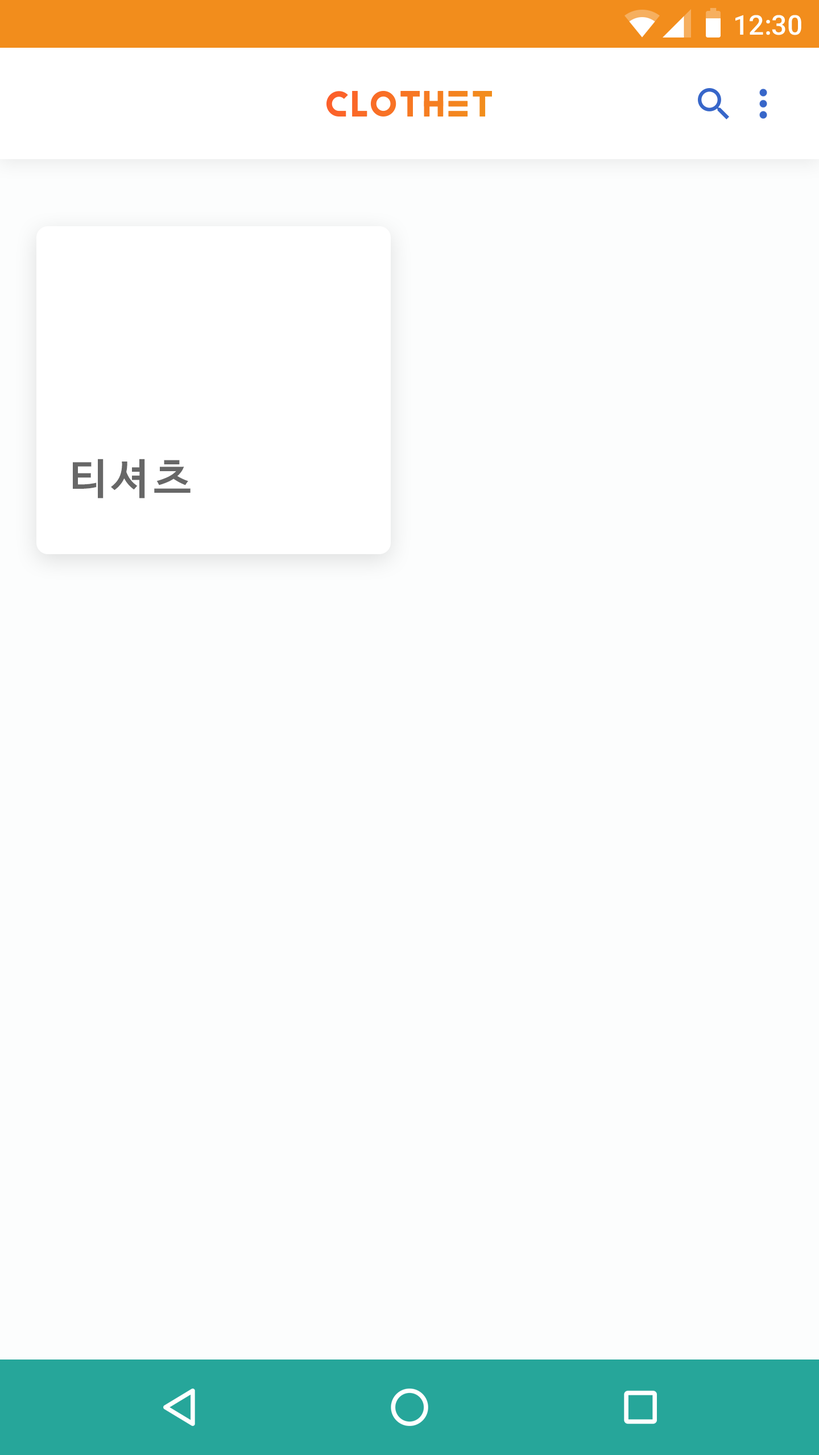
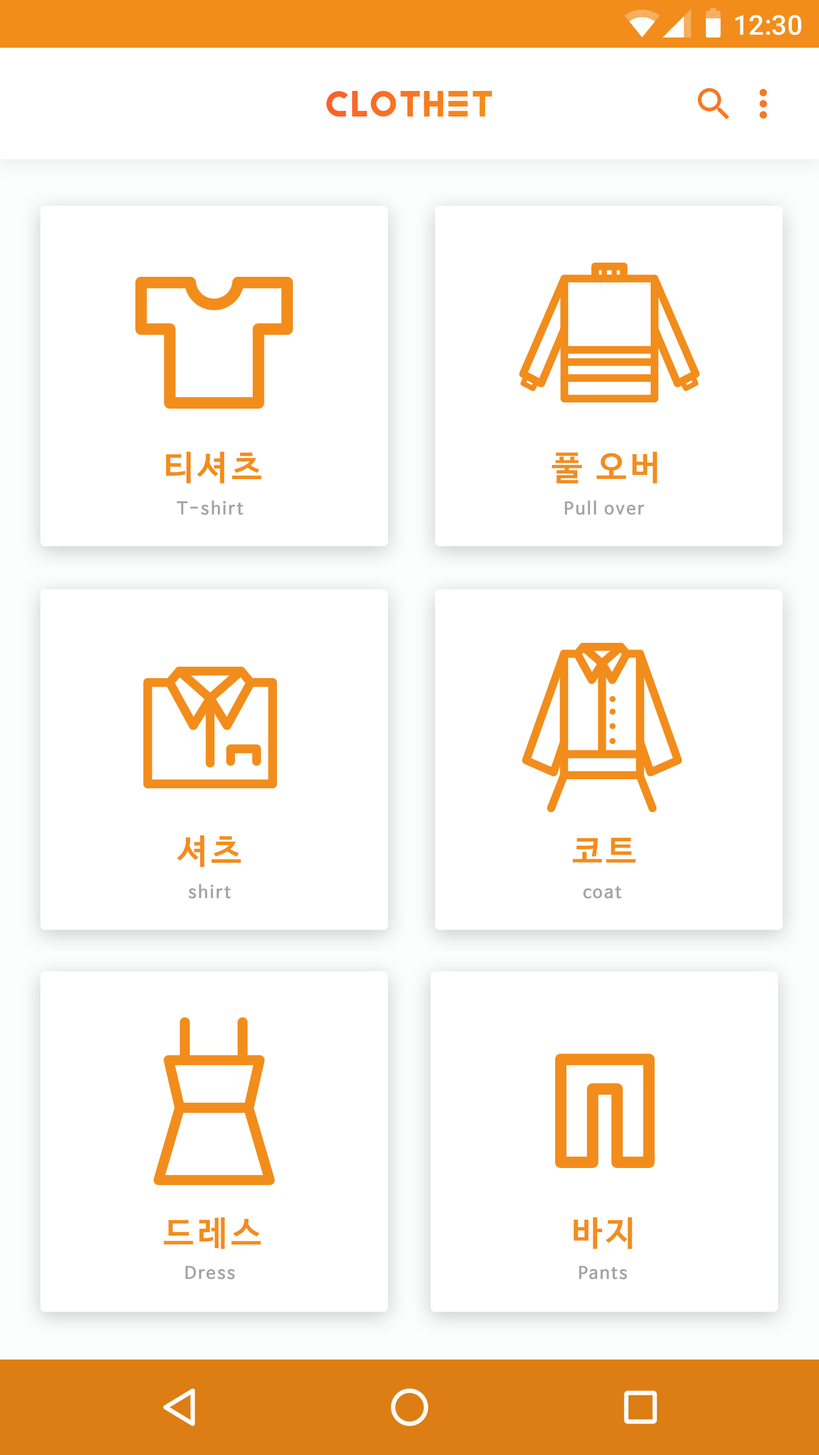
Layer changes from the first (819, 1455) image to the second:
showed "Vector Smart Object" (1st of 7), moved it out of group "text", painted on it over 143, 334, 330, 789
removed layer "Rounded Rectangle 1" from group "text" over 36, 226, 391, 555
added layer "Vector Smart Object" (2nd of 7) above "Vector Smart Object" over 521, 642, 682, 813
added layer "Vector Smart Object" (3rd of 7) above "Vector Smart Object" over 153, 1017, 275, 1186
added layer "Vector Smart Object" (4th of 7) above "Pants" over 554, 1053, 655, 1169
added layer "Pants" (50%) above "바지" over 578, 1266, 628, 1280
added layer "바지" above "box_login copy 8" over 573, 1217, 633, 1250
added layer "box_login copy 8" above "Pull over" over 430, 971, 779, 1313
added layer "Pull over" (50%) above "풀 오버" over 564, 500, 645, 516
added layer "풀 오버" above "Vector Smart Object" over 551, 451, 658, 484
added layer "Vector Smart Object" (5th of 7) above "box_login copy 4" over 519, 262, 700, 403
added layer "box_login copy 4" above "coat" over 434, 205, 783, 547
added layer "코트" above "box_login copy 6" over 572, 837, 636, 863
added layer "box_login copy 6" above "Dress" over 434, 589, 783, 931
added layer "Dress" (50%) above "드레스" over 185, 1266, 235, 1280
added layer "드레스" above "box_login copy 7" over 163, 1217, 261, 1250
added layer "box_login copy 7" above "shirt" over 40, 971, 389, 1313
added layer "셔츠" above "box_login copy 5" over 176, 835, 242, 868
added layer "box_login copy 5" above "T-shirt" over 40, 589, 389, 931
added layer "T-shirt" (50%) above "티셔츠" over 176, 500, 244, 516
moved "티셔츠" out of group "text", painted on it over 72, 451, 262, 499
added layer "Vector Smart Object" (6th of 7) above "box_login copy 3" over 135, 276, 293, 409
added layer "box_login copy 3" above "ic_main_search copy" over 40, 205, 389, 547
painted on "Background" (1st of 2, in "Navigation Bar") over 0, 1359, 819, 1455
…and 2 more changes (2 added)
